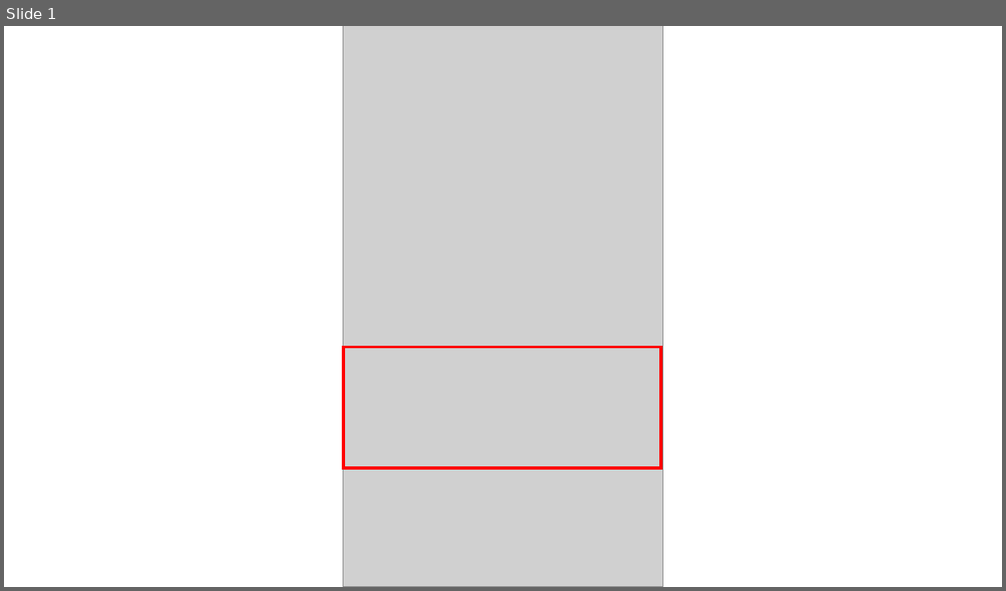
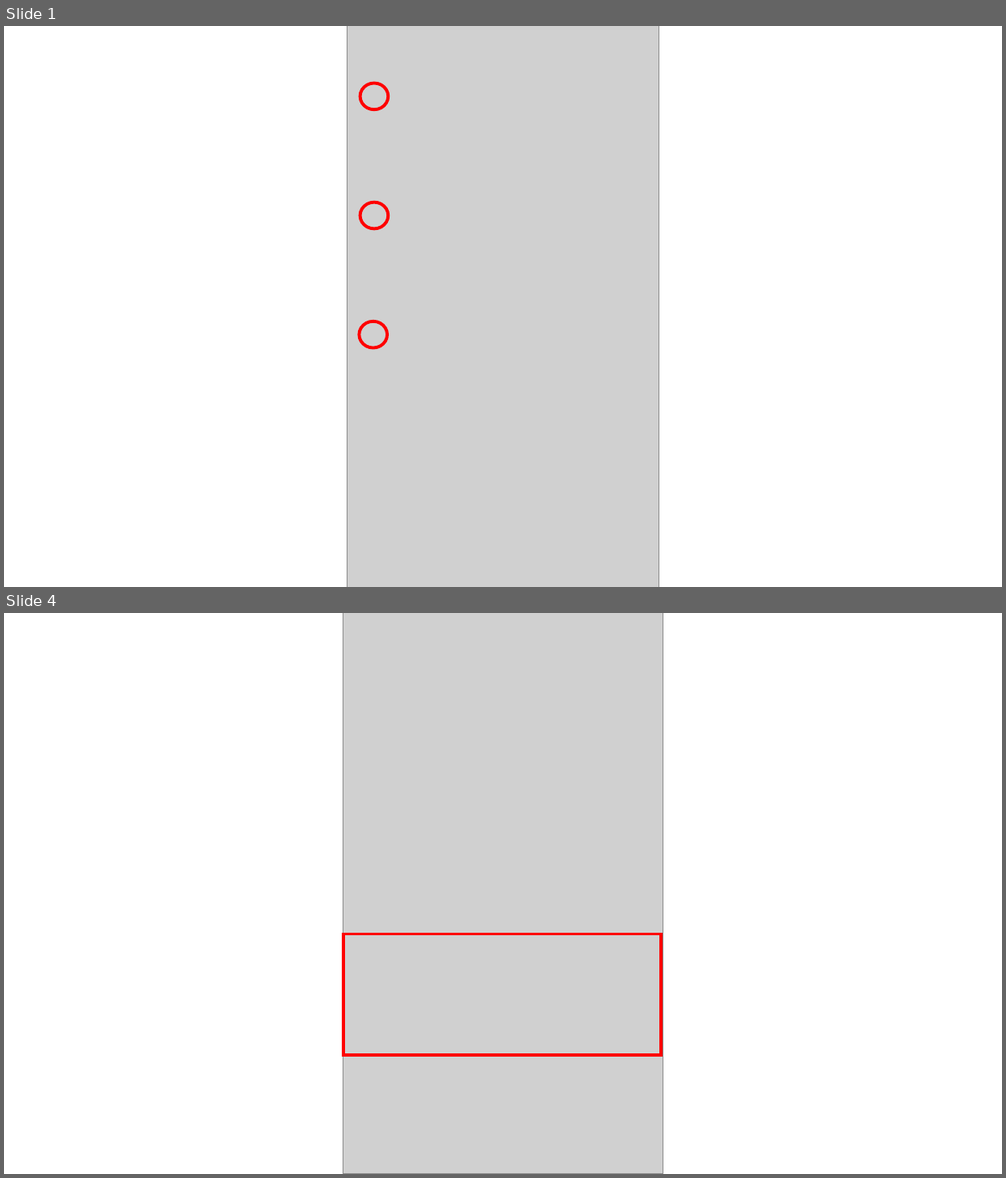
Before and after one commit to nus-cs2103-AY1819S1/addressbook-level4, a slide deck: docs/diagrams/Command_Event.pptx. Shown one above the other, each under a label of ours: slide 1 before the commit, slides 1 and 4 after it; the slides between them are not shown. The pictures are 1006x591 and 1006x1178 pixels, drawn with LibreOffice and Linux fonts; fonts in the diff are those of the drawing; grey boxes stand for pictures. Boxes give left, top, right and bottom in pixels: in the first picture for what was removed or moved away, otherwise in the second. Text is boxed around its words. In the diff, an @@ line names an element or a change of style, - is before the commit and + after.

Commit message:
Update images for Event command in UserGuide.adoc

```diff
--- a/docs/diagrams/Command_Event.pptx
+++ b/docs/diagrams/Command_Event.pptx
@@ slide 1 added at [4, 26, 1002, 587], background #FFFFFF @@
@@ picture added at [347, 26, 659, 587] @@
@@ ellipse added at [360, 83, 389, 109], outline #FF0000 3 pt @@
@@ ellipse added at [360, 203, 389, 228], outline #FF0000 3 pt @@
@@ ellipse added at [359, 322, 387, 348], outline #FF0000 3 pt @@
@@ what was slide 1 is now slide 4 @@
```
Also in this commit, not shown: 2 other slides added.
